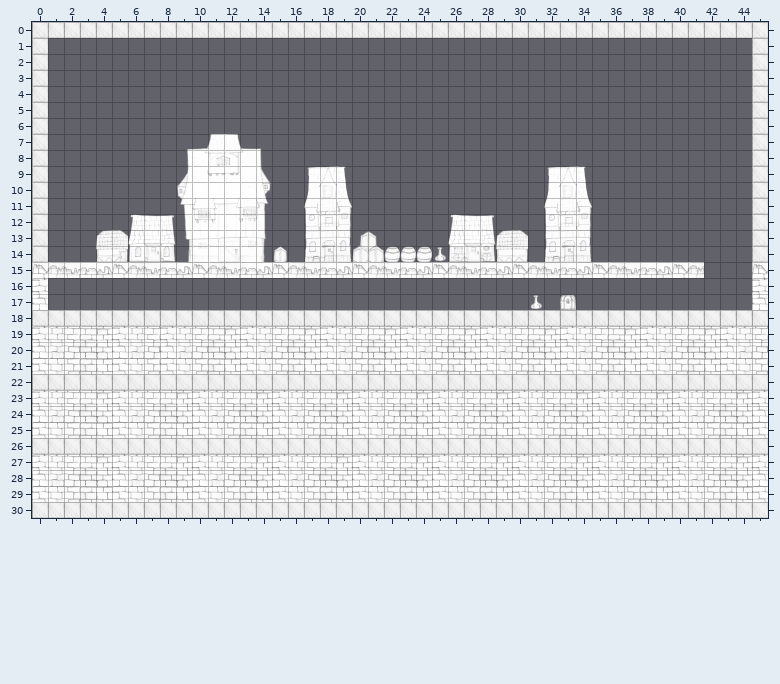
An edit to a level. Tiled map (JSON), platformer/assets/tilemaps/rouge2.json. Above: the version before the commit.
Cells are 32x32 px. Shown: x 0..45, y 0..30.
The same view after the edit:
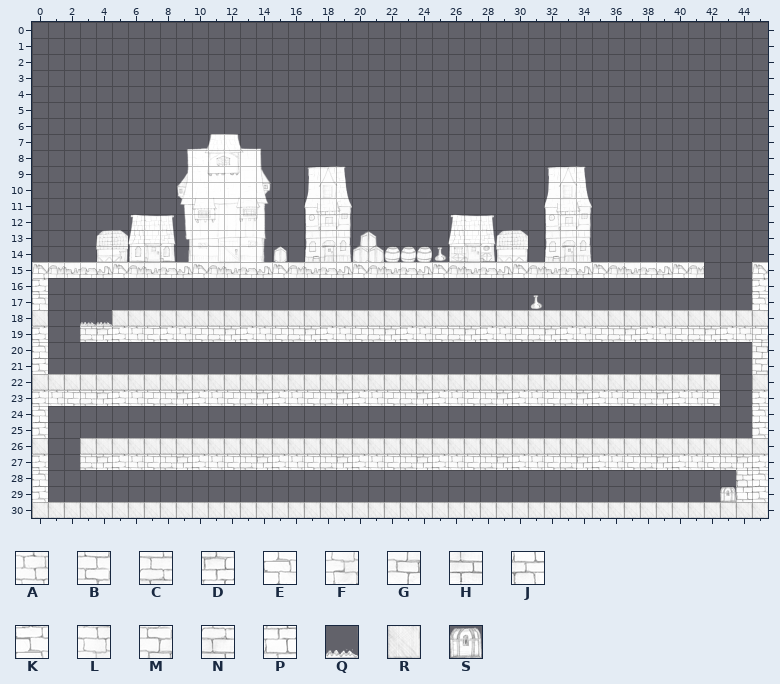
Key: from "tile-set-rouge": A 50, B 51, C 52, D 53, E 83, F 84, G 85, H 86, J 87, K 117, L 118, M 119, N 120, P 121, Q 341, R 343, S 521.
_ is an empty cell.
Difference:
Layer "Ground":
The author changed tile R to tile Q in row 18 at x 3 to 4.
The author changed tile N to tile S in row 29 at x 43.
The author cleared tile A in row 19 at x 1; in row 27 at x 1.
The author cleared tile B in row 19 at x 2; in row 27 at x 2.
The author cleared tile C in row 23 at x 43.
The author cleared tile D in row 23 at x 44.
The author cleared tile E in row 20 at x 5, 8, 13, 18, 23, 28, 33, 38 and 43; in row 24 at x 5, 10, 15, 20, 25, 30, 35 and 40; in row 28 at x 5, 10, 15, 20, 25, 30, 35 and 40.
The author cleared tile F in row 20 at x 1, 6, 9, 14, 19, 24, 29, 34, 39 and 44; in row 24 at x 1, 6, 11, 16, 21, 26, 31, 36 and 41; in row 28 at x 1, 6, 11, 16, 21, 26, 31, 36 and 41.
The author cleared tile G in row 20 at x 2, 7, 10, 15, 20, 25, 30, 35 and 40; in row 24 at x 2, 7, 12, 17, 22, 27, 32, 37 and 42; in row 28 at x 2, 7, 12, 17, 22, 27, 32, 37 and 42.
The author cleared tile H in row 20 at x 3, 11, 16, 21, 26, 31, 36 and 41; in row 24 at x 3, 8, 13, 18, 23, 28, 33, 38 and 43; in row 28 at x 3, 8, 13, 18, 23, 28, 33, 38 and 43.
The author cleared tile J in row 20 at x 4, 12, 17, 22, 27, 32, 37 and 42; in row 24 at x 4, 9, 14, 19, 24, 29, 34, 39 and 44; in row 28 at x 4, 9, 14, 19, 24, 29, 34 and 39.
The author cleared tile K in row 21 at x 5, 8, 13, 18, 23, 28, 33, 38 and 43; in row 25 at x 5, 10, 15, 20, 25, 30, 35 and 40; in row 29 at x 5, 10, 15, 20, 25, 30, 35 and 40.
The author cleared tile L in row 21 at x 1, 6, 9, 14, 19, 24, 29, 34, 39 and 44; in row 25 at x 1, 6, 11, 16, 21, 26, 31, 36 and 41; in row 29 at x 1, 6, 11, 16, 21, 26, 31, 36 and 41.
The author cleared tile M in row 21 at x 2, 7, 10, 15, 20, 25, 30, 35 and 40; in row 25 at x 2, 7, 12, 17, 22, 27, 32, 37 and 42; in row 29 at x 2, 7, 12, 17, 22, 27, 32, 37 and 42.
The author cleared tile N in row 21 at x 3, 11, 16, 21, 26, 31, 36 and 41; in row 25 at x 3, 8, 13, 18, 23, 28, 33, 38 and 43; in row 29 at x 3, 8, 13, 18, 23, 28, 33 and 38.
The author cleared tile P in row 21 at x 4, 12, 17, 22, 27, 32, 37 and 42; in row 25 at x 4, 9, 14, 19, 24, 29, 34, 39 and 44; in row 29 at x 4, 9, 14, 19, 24, 29, 34 and 39.
The author cleared tile R in row 0 at x 0 to 45; in rows 1 to 14 at x 0 and 45; in row 18 at x 1 to 2; in row 22 at x 43 to 44; in row 26 at x 1 to 2.
The author cleared tile S in row 17 at x 33.
